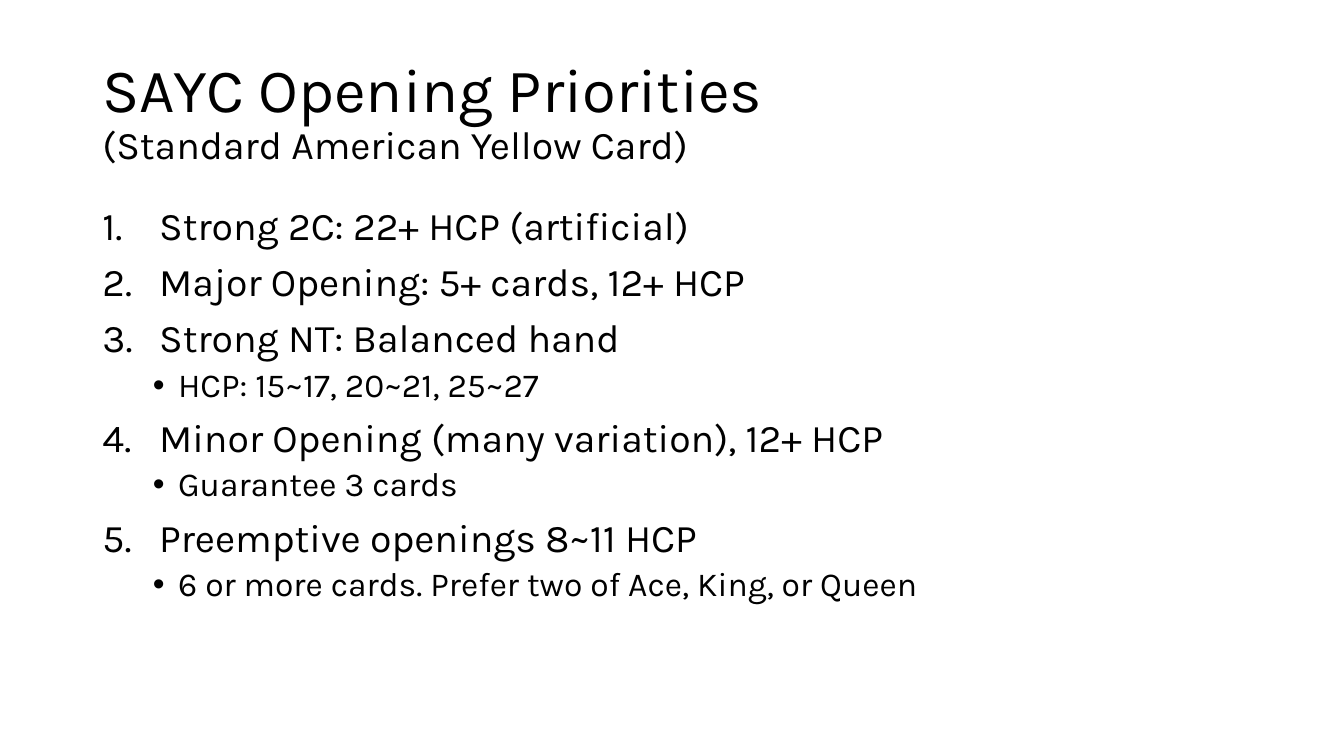
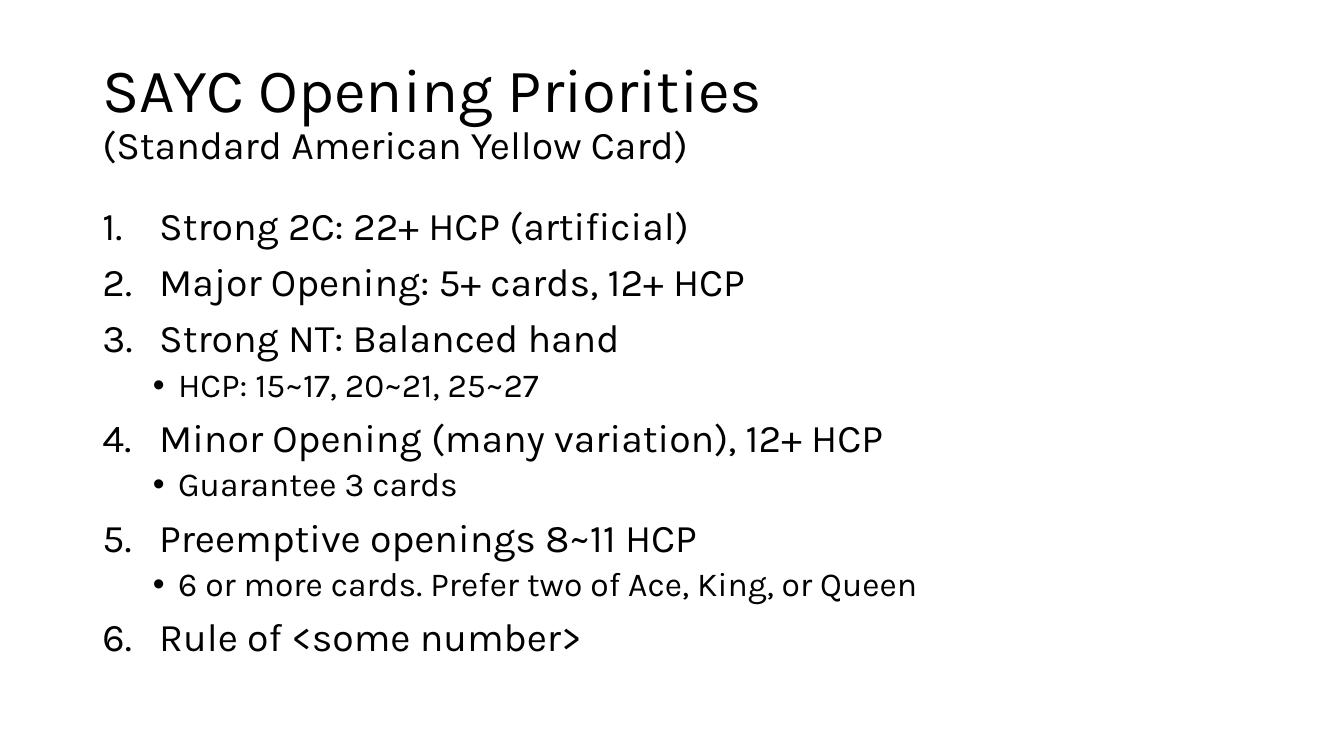
Before and after one commit to sywhub/bridge101, a slide deck: slide 18 of lectures.pptx (slide 17 before the commit). Drawn at 1344x756 pixels with LibreOffice and Linux fonts; fonts in the diff are those of the drawing; background and template pictures are left out. Boxes give left, top, right and bottom in pixels: in the first picture for what was removed or moved away, otherwise in the second. Text is boxed around its words. In the diff, an @@ line names an element or a change of style, - is before the commit and + after.

```diff
--- a/lectures.pptx
+++ b/lectures.pptx
@@ text at [159,624,582,652]: paragraph added @@
+6. Rule of <some number>
```
Also in this commit, not shown: 5 other slides changed, 3 slides added, 2 other files.
